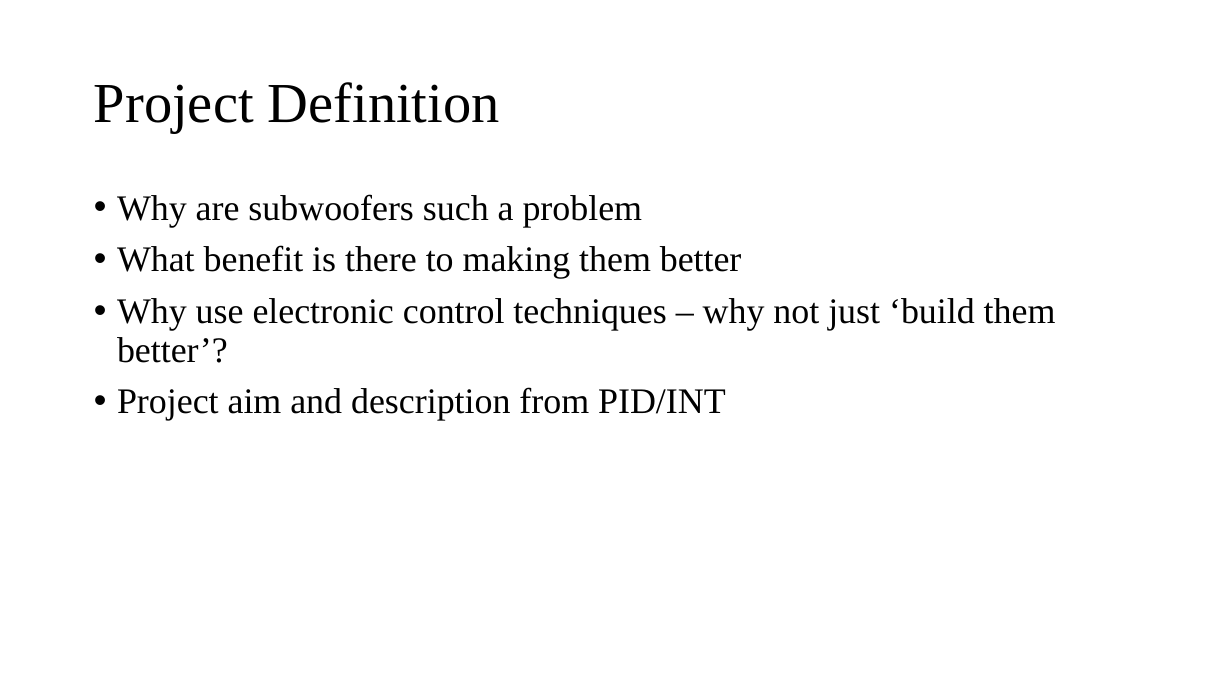
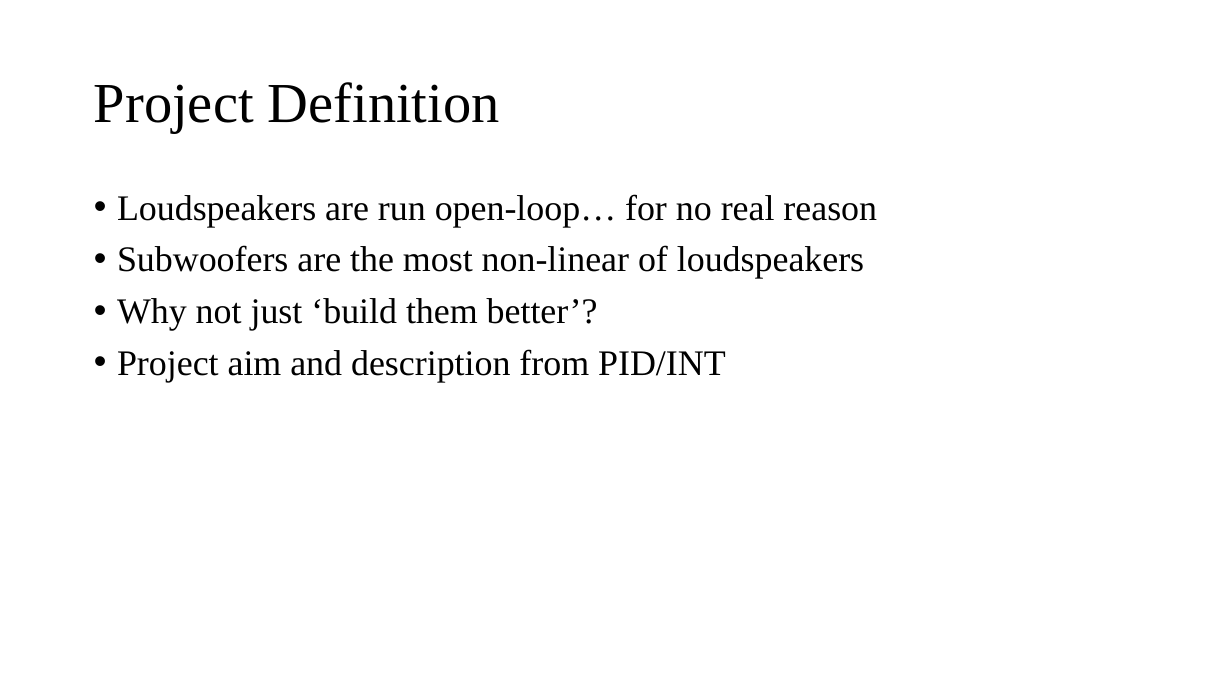
Before and after one commit to spez1998/3rd-year-project, a slide deck: slide 2 of Deliverables/2ndMarkerViva/viva_presentation.pptx. Drawn at 1232x693 pixels with LibreOffice and Linux fonts; fonts in the diff are those of the drawing. Boxes give left, top, right and bottom in pixels: in the first picture for what was removed or moved away, otherwise in the second. Text is boxed around its words. In the diff, an @@ line names an element or a change of style, - is before the commit and + after.

```diff
--- a/Deliverables/2ndMarkerViva/viva_presentation.pptx
+++ b/Deliverables/2ndMarkerViva/viva_presentation.pptx
@@ text at <box>117,194,877,330</box>: text changed @@
-• Why are subwoofers such a problem
-• What benefit is there to making them better
-• Why use electronic control techniques – why not just ‘build them better’?
+• Loudspeakers are run open-loop… for no real reason
+• Subwoofers are the most non-linear of loudspeakers
+• Why not just ‘build them better’?
```
Also in this commit, not shown: 1 slide added.
